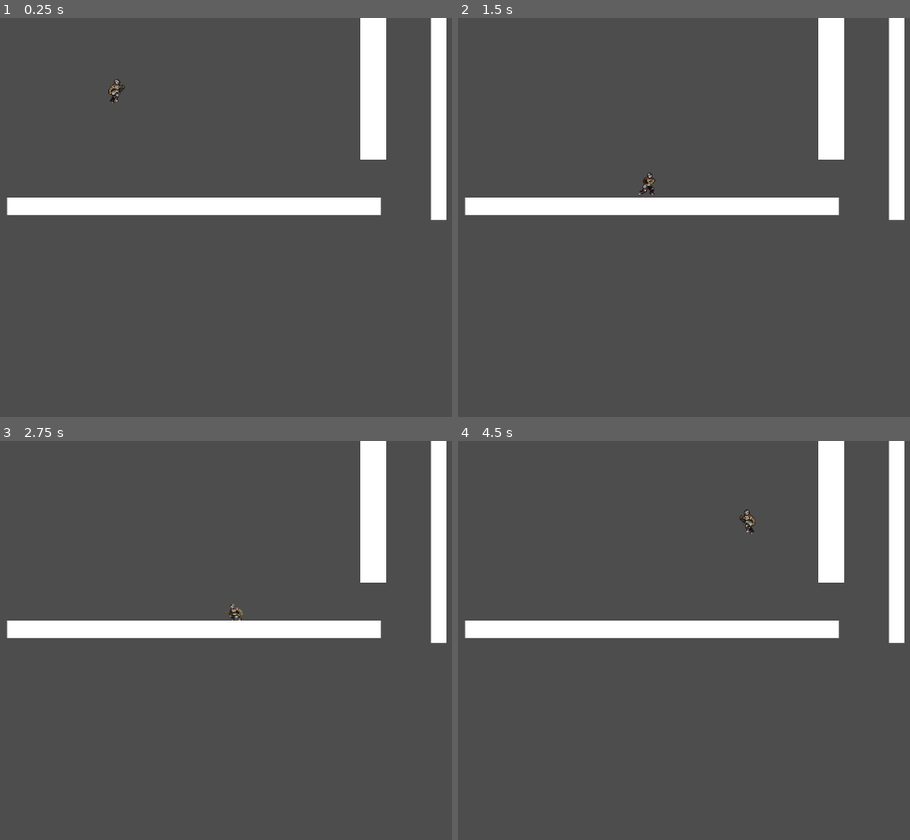
Above: before the commit, frames 1-4 (two rows, left to right).
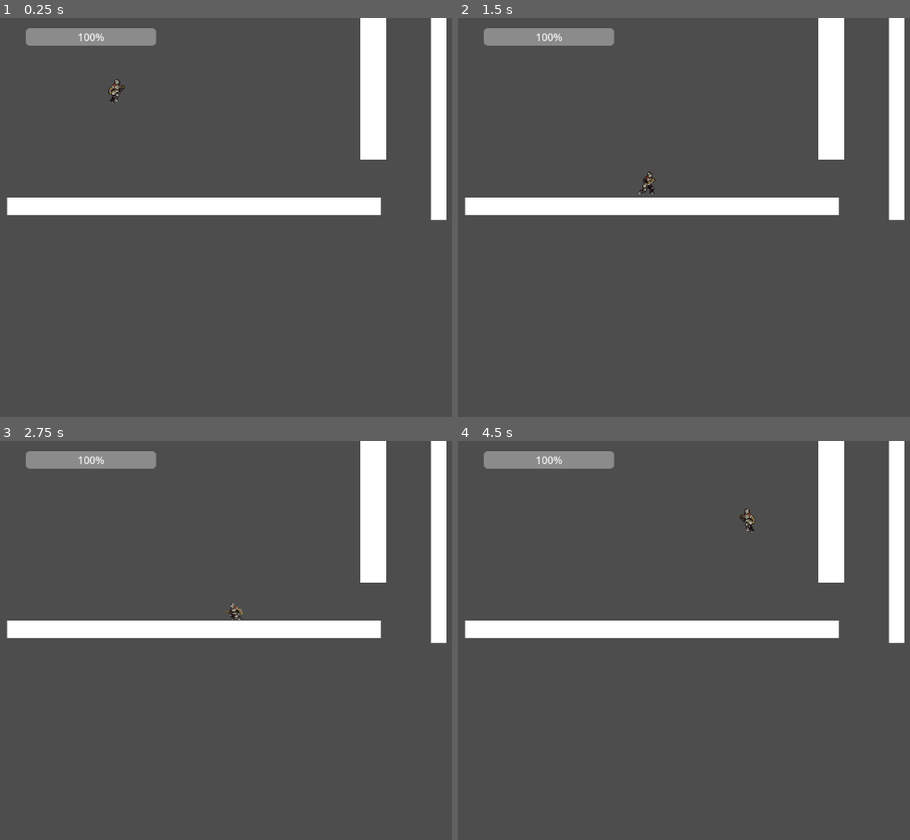
Above: after the commit, the same moments.

Repository: Chris-wav/indieGameDev
Game: Godot game, scene res://node_2d.tscn
Two runs of this game, one before a commit and one after it. Both use one fixed random seed, a clock stepped at 60 frames per second and the inputs below.
Inputs:
- Up to frame 1 (0.25 s): no input
- Up to frame 2 (1.5 s): hold S (crouch) 0.53-1.28 s; hold Right (move_right) from 0.53 s (still down); tap Space (jump) at 0.77 s; tap Enter at 1.25 s; tap Shift (dash) at 1.35 s
- Up to frame 3 (2.75 s): tap Space (jump) at 1.52 s; release Right (move_right) at 2.03 s; hold Left (move_left) from 2.03 s (still down); hold S (crouch) from 2.03 s (still down)
- Up to frame 4 (4.5 s): tap Space (jump) at 2.75, 3.02, 3.77 s; release Left (move_left) at 2.78 s; release S (crouch) at 2.78 s; hold Right (move_right) 2.78-4.28 s; tap Shift (dash) at 2.85, 4.35 s; hold S (crouch) 3.53-4.28 s; hold Left (move_left) from 4.28 s (still down)

The runs differ from the first frame. In frame 1, 1.3% of the frame differs, in the area x 5-35%, y 2-7%; in frame 2, 1.3%; in frame 3, 1.3%; in frame 4, 1.4%, in the area x 5-66%, y 2-24%.

Commit message:
hp_bar and damage function

Diff:
--- a/node_2d.tscn
+++ b/node_2d.tscn
@@ -5,7 +5,7 @@
 [sub_resource type="PhysicsMaterial" id="PhysicsMaterial_0e48y"]
 
 [sub_resource type="RectangleShape2D" id="RectangleShape2D_epypp"]
-size = Vector2(466.99997, 24.35778)
+size = Vector2(581, 25.449646)
 
 [sub_resource type="RectangleShape2D" id="RectangleShape2D_wtcfe"]
 size = Vector2(355, 34)
@@ -20,7 +20,7 @@
 physics_material_override = SubResource("PhysicsMaterial_0e48y")
 
 [node name="CollisionShape2D" type="CollisionShape2D" parent="Floor" unique_id=1878293482]
-position = Vector2(117.748535, 235.27075)
+position = Vector2(118.5, 234.72482)
 shape = SubResource("RectangleShape2D_epypp")
 
 [node name="ColorRect" type="ColorRect" parent="Floor" unique_id=463180208]
@@ -57,3 +57,12 @@
 offset_top = -203.0
 offset_right = 417.0
 offset_bottom = 163.0
+
+[node name="UI" type="CanvasLayer" parent="." unique_id=85020803]
+
+[node name="HpBar" type="ProgressBar" parent="UI" unique_id=586444246]
+offset_left = 40.0
+offset_top = 16.0
+offset_right = 243.0
+offset_bottom = 43.0
+value = 100.0
--- a/player.gd
+++ b/player.gd
@@ -8,6 +8,8 @@
 @export var wall_jump_lock_time: float = 0.15
 @export var wall_jump_input_lock_time: float = 1.5
 @export var gravity: float = 900.0
+@export var max_health: float = 100;
+
 
 @export var dash_speed: float = 600.0
 @export var dash_duration: float = 0.15
@@ -24,10 +26,15 @@
 var wall_jump_input_lock_timer: float = 0.0
 var wall_jump_direction: float = 0.0
 var fall_death_timer: float = 0.0
+var current_health: float = 100;
 
+@onready var hp_bar: ProgressBar = $"../UI/HpBar"
 
 func _ready() -> void:
 	spawn_position = global_position
+	current_health = max_health
+	hp_bar.value = current_health
+	hp_bar.max_value = max_health
 
 
 func _physics_process(delta: float) -> void:
@@ -144,3 +151,9 @@
 	wall_jump_lock_timer = 0.0
 	wall_jump_input_lock_timer = 0.0
 	wall_jump_direction = 0.0
+
+func _damage(amount: float) -> void:
+	current_health -= amount
+	current_health = max(current_health, 0)
+
+	hp_bar.value = current_health
